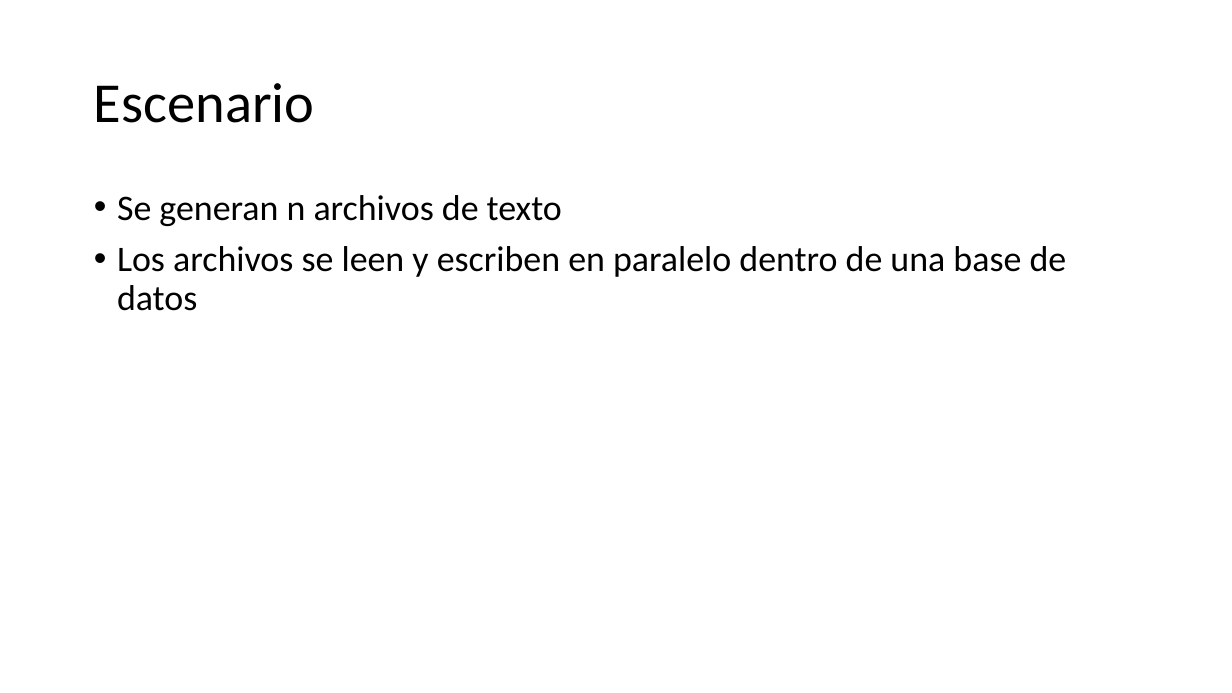
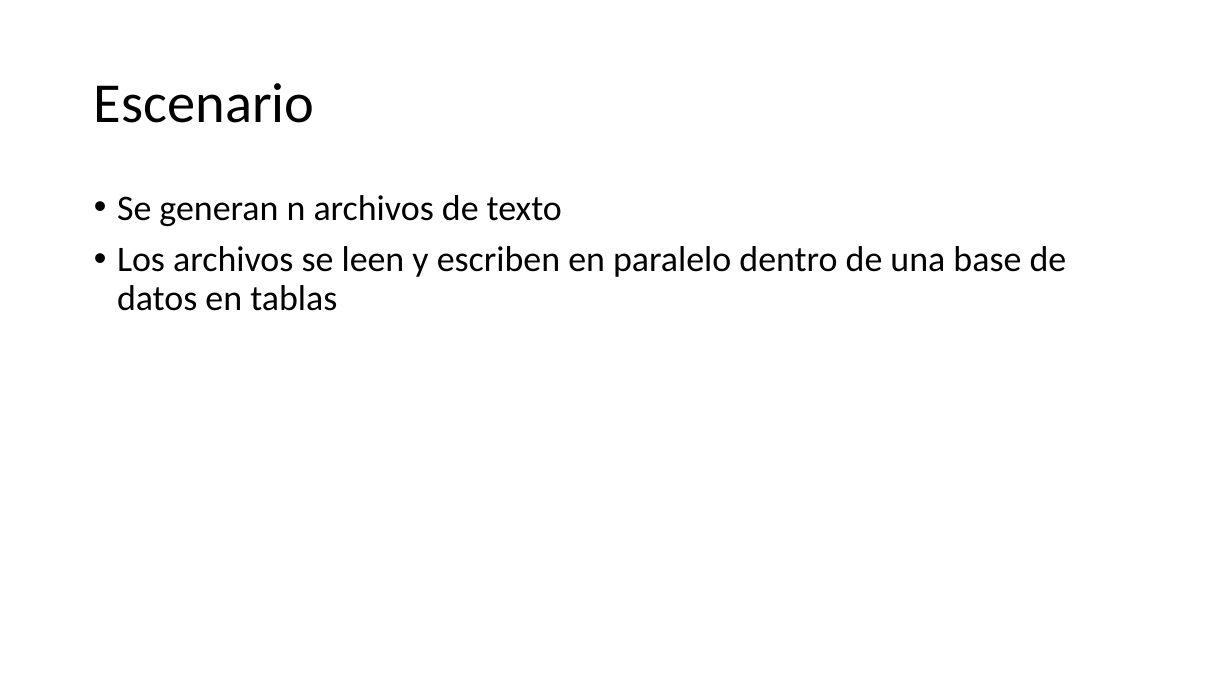
Before and after one commit to abaldeg/TP_ARQ_Threads, a slide deck: slide 2 of Presentación MultiThreads.pptx. Drawn at 1232x693 pixels with LibreOffice and Linux fonts; fonts in the diff are those of the drawing. Boxes give left, top, right and bottom in pixels: in the first picture for what was removed or moved away, otherwise in the second. Text is boxed around its words. In the diff, an @@ line names an element or a change of style, - is before the commit and + after.

```diff
--- a/Presentación MultiThreads.pptx
+++ b/Presentación MultiThreads.pptx
@@ text at (x1=117, y1=246, x2=1067, y2=311): text changed @@
-• Los archivos se leen y escriben en paralelo dentro de una base de datos
+• Los archivos se leen y escriben en paralelo dentro de una base de datos en tablas
```
Also in this commit, not shown: 1 slide added, 5 other files.
